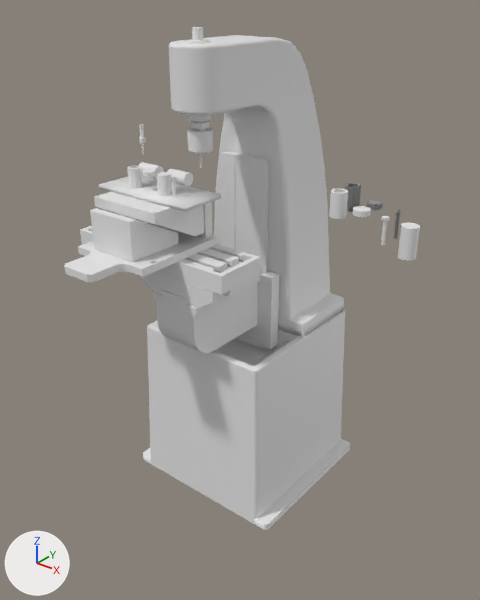
One commit to the Blender file CNC3Axis/CNC3Axis.blend: the scene before it, then after it.
Before and after are seen from a camera (50 mm lens) standing at (1069.0, -1376.0, 1400.0) and looking at (90.0, -152.0, 642.0). Lighting does not change. The marker at lower left points along +X, +Y and +Z. The first picture is the older version.

Names of what the first picture shows: 'AxisX', 'AxisY', 'AxisZ', 'AxisZ.Base', 'AxisZ.Base.B', 'Drill.Center', 'Foil.A', 'Foil.A1', 'Foil.A2', 'Foil.AB', 'Foil.AB1', 'Foil.AB2', 'Foil.B', 'Foil.Base', 'Foil.C', 'Kokubo.AxisZ', 'Kokubo.Base', 'Kokubo.Spindle', 'Product.A', 'Product.B', 'Product.C' and 2 more.
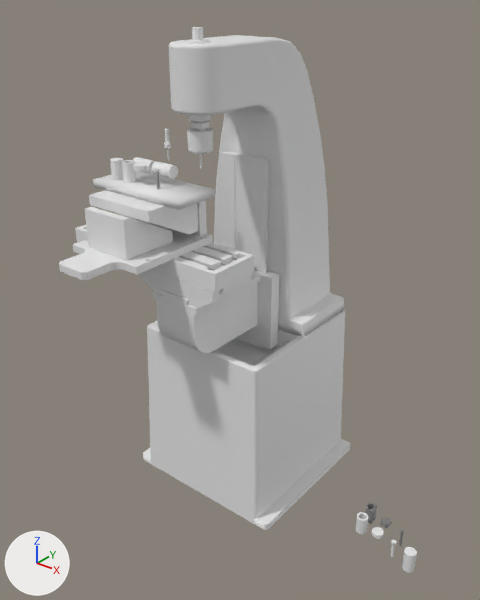
ob_axisz_group is not drawn itself; it is the parent of ob_axisz_base, ob_axisz_base_b.
ob_foil_group is not drawn itself; it is the parent of ob_foil_base, ob_foil_a1, ob_foil_a2, ob_foil_c1, ob_foil_ab1, ob_foil_ab2, ob_foil_b1.

What differs and where, as boxes (x1, y1, x2, y2) in the pictures (480 x 600 px):
'AxisZ.Base', moved: before (64, 202, 218, 282); after (59, 200, 213, 280)
'AxisX', moved: before (80, 226, 261, 297); after (75, 225, 254, 294)
'AxisZ.Base.B', moved: before (90, 208, 179, 262); after (85, 207, 173, 260)
'Foil.Base', moved, rescaled (11% taller): before (99, 175, 221, 211); after (93, 170, 215, 210)
'AxisZ', moved: before (94, 192, 204, 236); after (89, 190, 198, 235)
'Foil.AB', moved: before (398, 223, 420, 261); after (402, 547, 417, 573)
'Foil.A', moved: before (329, 188, 348, 219); after (355, 512, 369, 534)
'Foil.A2', moved: before (157, 172, 171, 196); after (110, 158, 123, 180)
'Foil.AB2', moved: before (167, 169, 193, 186); after (151, 161, 178, 179)
'Product.A', moved: before (344, 183, 361, 212); after (365, 502, 377, 524)
'Foil.A1', moved: before (127, 165, 142, 188); after (122, 160, 136, 183)
'Foil.B', moved: before (353, 206, 371, 217); after (371, 527, 384, 539)
'Foil.AB1', moved: before (138, 162, 164, 179); after (133, 157, 156, 174)
'Drill.Center', moved: before (139, 124, 146, 155); after (164, 129, 171, 161)
'Product.B', moved: before (366, 200, 383, 211); after (380, 518, 392, 528)
'Foil.C', moved: before (381, 216, 390, 246); after (390, 539, 397, 557)
'Foil.B1', moved: before (142, 169, 156, 177); after (133, 163, 147, 171)
'Product.C', moved: before (393, 210, 401, 239); after (399, 530, 404, 546)
'Foil.C1', moved: before (170, 176, 177, 197); after (155, 168, 161, 189)
'Product.C.001', now drawn: after (156, 172, 160, 189)

What changed in the scene script:
```text
Change me_foil_base:
    used by ob_foil_base; parent = ob_foil_group; location = (-100.0, -275.0, 914.0)
    remove me_foil_base.from_pydata(...)  # 8 vertices, 6 faces; spans x -150.0..150.0, y -30.0..100.0, z 0.0..10.0
    add me_foil_base.from_pydata(...)  # 8 vertices, 6 faces; spans x -150.0..150.0, y -30.0..100.0, z 0.0..20.0
    me_foil_base part 1: the whole mesh is scaled about the mesh origin by (1, 1, 2)
Change ob_axisz_group:
    ob_axisz_group.location: (-100.0, -147.0, 778.0) -> (-120.0, -147.0, 778.0)
Change ob_axisz:
    ob_axisz.location: (-100.0, -147.0, 778.0) -> (-120.0, -147.0, 778.0)
Change ob_axisx:
    ob_axisx.location: (-100.0, -50.0, -30.0) -> (-120.0, -50.0, -30.0)
Change ob_drill_center:
    ob_drill_center.location: (-200.0, -190.0, 1010.0) -> (-110.0, -190.0, 1010.0)
Change ob_foil_group:
    ob_foil_group.location: (-100.0, -275.0, 914.0) -> (-120.0, -275.0, 914.0)
Change ob_product_a:
    ob_product_a.location: (450.0, -250.0, 1000.0) -> (450.0, 0.0, 0.0)
Change ob_product_b:
    ob_product_b.location: (500.0, -250.0, 1000.0) -> (500.0, 0.0, 0.0)
Change ob_product_c:
    ob_product_c.location: (550.0, -250.0, 1000.0) -> (550.0, 0.0, 0.0)
Change ob_foil_a:
    ob_foil_a.location: (450.0, -300.0, 1036.0) -> (450.0, -50.0, 36.0)
Change ob_foil_b:
    ob_foil_b.location: (500.0, -300.0, 1011.0) -> (500.0, -50.0, 11.0)
Change ob_foil_c:
    ob_foil_c.location: (550.0, -300.0, 1006.0) -> (550.0, -50.0, 6.0)
Change ob_foil_ab:
    ob_foil_ab.location: (600.0, -300.0, 1000.0) -> (600.0, -50.0, 0.0)
Change ob_foil_a1:
    ob_foil_a1.location: (-163.0, -259.0, 974.0) -> (-163.0, -259.0, 984.0)
Change ob_foil_a2:
    ob_foil_a2.location: (-60.0, -259.0, 924.0) -> (-206.0, -259.0, 934.0)
Change ob_foil_ab1:
    ob_foil_ab1.location: (-120.0, -215.0, 958.0) -> (-120.0, -215.0, 968.0)
Change ob_foil_ab2:
    ob_foil_ab2.location: (-19.0, -215.0, 958.0) -> (-49.0, -215.0, 968.0)
```
